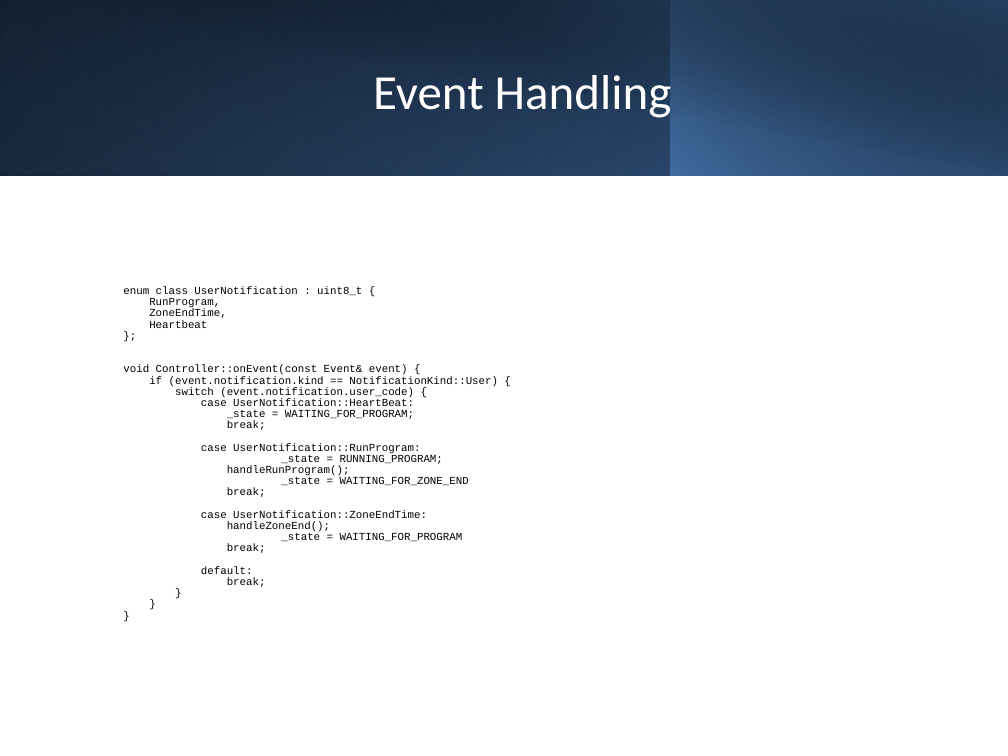
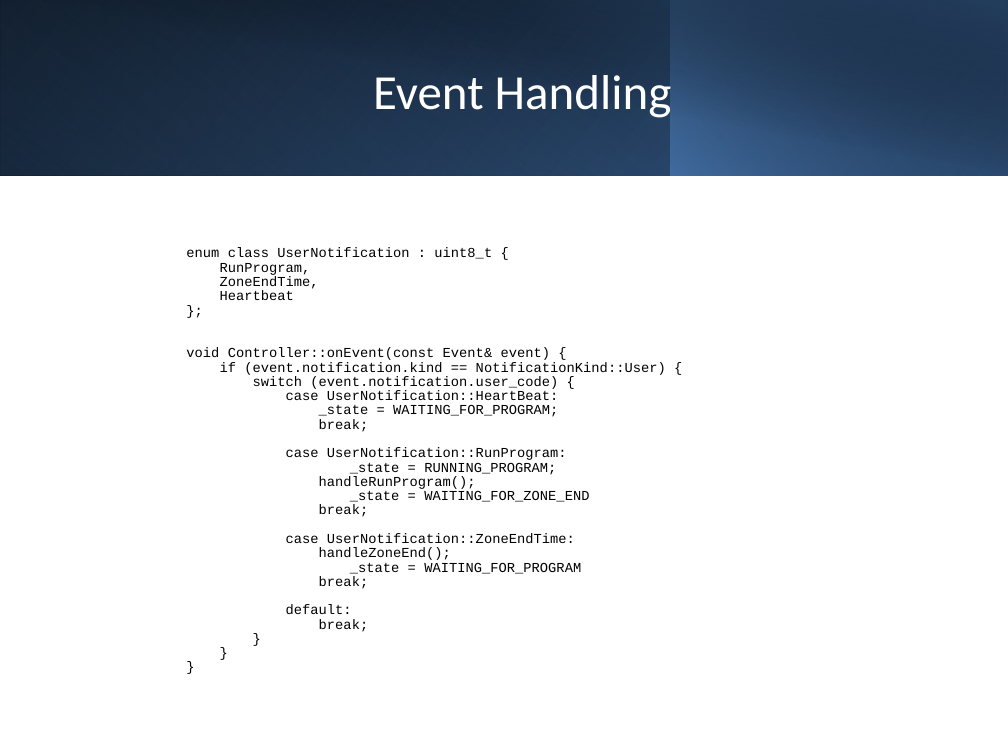
Before and after one commit to Pico-Framework/pico-framework, a slide deck: slide 17 of docs/picoframework_full_presentation_combined.pptx (slide 15 before the commit). Drawn at 1008x756 pixels with LibreOffice and Linux fonts; fonts in the diff are those of the drawing. Boxes give left, top, right and bottom in pixels: in the first picture for what was removed or moved away, otherwise in the second. Text is boxed around its words. In the diff, an @@ line names an element or a change of style, - is before the commit and + after.

```diff
--- a/docs/picoframework_full_presentation_combined.pptx
+++ b/docs/picoframework_full_presentation_combined.pptx
@@ text "enum class UserNotification : uint8_t ...": place and size @@
-text "enum class UserNotification : uint8_t ..." at [123, 287, 498, 587]
+text "enum class UserNotification : uint8_t ..." at [186, 247, 666, 632]
@@ text "enum class UserNotification : uint8_t ..." at [186, 247, 666, 632]: size 7.7 to 9.8 pt @@
```
Also in this commit, not shown: 8 other slides changed, 2 slides added, 2 other files.
